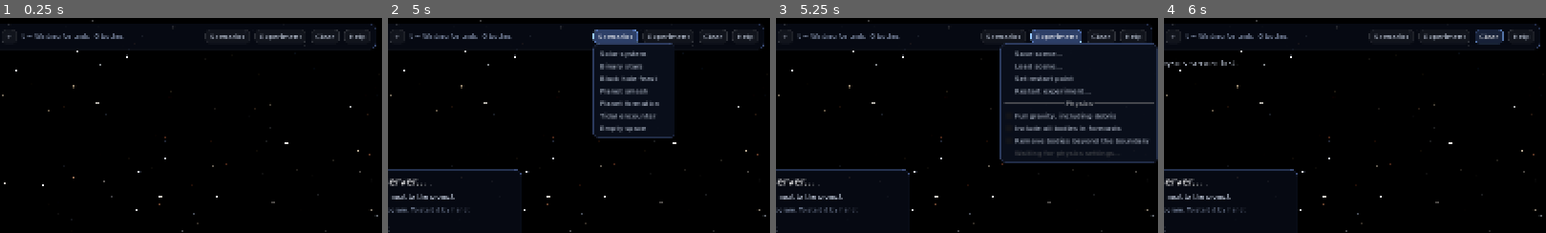
Above: before the commit, frames 1-4 (left to right).
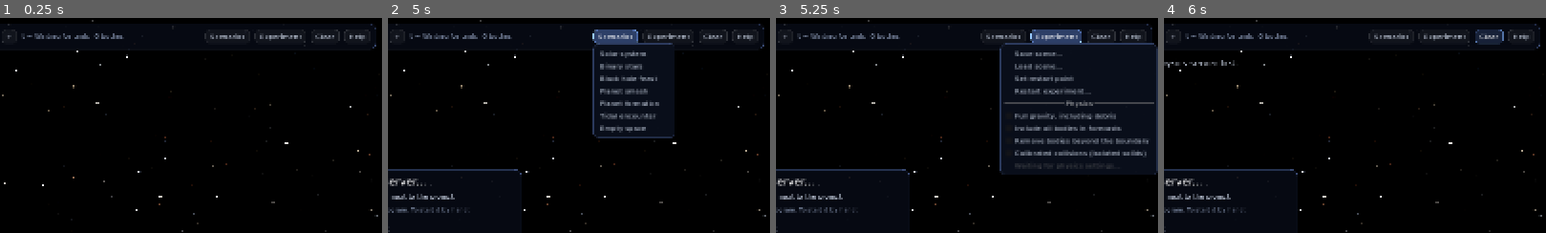
Above: after the commit, the same moments.

Repository: peustr/gravity-simulator
Game: Godot game, scene res://main.tscn
The game is run twice, just before and just after one commit, with the same random seed, the same clock (stepped at 60 frames per second) and the same inputs.
Inputs:
- Up to frame 1 (0.25 s): no input
- Up to frame 2 (5 s): click "-" at 0.5 s; click "+" at 1.25 s; click "Try to start it automatically…" at 2 s; click "Try to start it automatically…" at 2.75 s; click "Try to start it automatically…" at 3.5 s; click "Scenarios" at 4.25 s
- Up to frame 3 (5.25 s): click "Experiment" at 5 s
- Up to frame 4 (6 s): click "Clear" at 5.75 s
The pictures show only the part of the screen within x 50-100%, y 0-50%; the shares and areas given below are measured in that part.

Frames 1-2 are identical in both runs. In frame 3, 3.1% of the frame differs, in the area x 58-100%, y 61-73%; in frame 4, nothing differs.

Commit message:
Apply conserved calibrated disruption to Planet smash

Diff:
--- a/godot/scripts/hud.gd
+++ b/godot/scripts/hud.gd
@@ -289,6 +289,7 @@
 	file_menu.add_check_item("Full gravity, including debris", 10)
 	file_menu.add_check_item("Include all bodies in forecasts", 11)
 	file_menu.add_check_item("Remove bodies beyond the boundary", 12)
+	file_menu.add_check_item("Calibrated collisions (isolated solids)", 14)
 	file_menu.add_item("Waiting for physics settings...", 13)
 	file_menu.set_item_disabled(file_menu.get_item_index(13), true)
 	file_menu.id_pressed.connect(_experiment_action)
@@ -312,6 +313,11 @@
 				physics_changed.emit({"forecast_limit": 20 if physics_settings.forecast_limit == 0 else 0})
 			12:
 				physics_changed.emit({"escape_distance": 15000.0 if physics_settings.escape_distance == null else null})
+			14:
+				if physics_settings.get("collisions", "heuristic") != "heuristic":
+					physics_changed.emit({"collisions": "heuristic"})
+				else:
+					physics_changed.emit({"collisions": "isolated_impacts", "gravity": "full", "escape_distance": null})
 
 
 func set_physics(info: Dictionary) -> void:
@@ -321,6 +327,12 @@
 	physics_menu.set_item_checked(physics_menu.get_item_index(10), physics_settings.gravity == "full")
 	physics_menu.set_item_checked(physics_menu.get_item_index(11), physics_settings.forecast_limit == 0)
 	physics_menu.set_item_checked(physics_menu.get_item_index(12), physics_settings.escape_distance != null)
+	var mode: String = physics_settings.get("collisions", "heuristic")
+	physics_menu.set_item_checked(physics_menu.get_item_index(14), mode != "heuristic")
+	physics_menu.set_item_text(physics_menu.get_item_index(14), "Calibrated collisions (mergers only)" if mode == "isolated_mergers" else "Calibrated collisions (isolated solids)")
+	physics_menu.set_item_disabled(physics_menu.get_item_index(10), mode != "heuristic")
+	physics_menu.set_item_disabled(physics_menu.get_item_index(12), mode != "heuristic")
+	physics_menu.set_item_tooltip(physics_menu.get_item_index(14), "Conserved rocky impacts with full gravity. Currently two incoming bodies only; unsupported impacts or insufficient fragment slots pause intact. Planet smash enables this automatically.")
 	physics_menu.set_item_text(physics_menu.get_item_index(13), "Tracers: %d · %.6f%% of total mass" % [int(info.get("tracers", 0)), 100.0 * float(info.get("tracer_mass_fraction", 0.0))])
 	physics_menu.set_item_tooltip(physics_menu.get_item_index(10), "Full gravity includes all mutual forces and costs more for large debris clouds. Tracers feel gravity but exert none; their collective mass can matter.")
 	physics_menu.set_item_tooltip(physics_menu.get_item_index(11), "All-body forecasts use the scene's gravity model. The time budget can shorten the path. Limited forecasts omit weaker perturbers and have no general error bound.")
--- a/godot/tests/experiments.gd
+++ b/godot/tests/experiments.gd
@@ -81,6 +81,17 @@
 	main.hud.physics_menu.id_pressed.emit(12)
 	if not await _until(func(): return main.hud.physics_settings.get("escape_distance") == null):
 		_fail("Removal boundary control did not reach the server")
+		return
+	main.hud.physics_menu.id_pressed.emit(14)
+	if not await _until(func(): return main.hud.physics_settings.get("collisions") == "isolated_impacts"):
+		_fail("Calibrated collision control did not reach the server")
+		return
+	if not main.hud.physics_menu.is_item_disabled(main.hud.physics_menu.get_item_index(10)):
+		_fail("Calibrated mode allowed tracer gravity")
+		return
+	main.hud.physics_menu.id_pressed.emit(14)
+	if not await _until(func(): return main.hud.physics_settings.get("collisions") == "heuristic"):
+		_fail("Could not return to heuristic mode")
 		return
 	if not await _request({"cmd": "checkpoint"}):
 		_fail("Could not set paused restart point for cancellation test")
Not shown, changed: AGENTS.md
Not shown, changed: README.md
Not shown, changed: docs/collision-budgets.md
Not shown, changed: docs/impact-measurements.md
Not shown, changed: docs/impact-scaling.md
Not shown, changed: docs/orbital-dynamics.md
Not shown, changed: docs/physics-roadmap.md
Not shown, changed: physics_server/collision_models.py
Not shown, changed: physics_server/configuration.py
Not shown, changed: physics_server/world.py
Not shown, changed: tests/test_benchmark.py
Not shown, changed: tests/test_collision_models.py
(and 2 more such lines)
